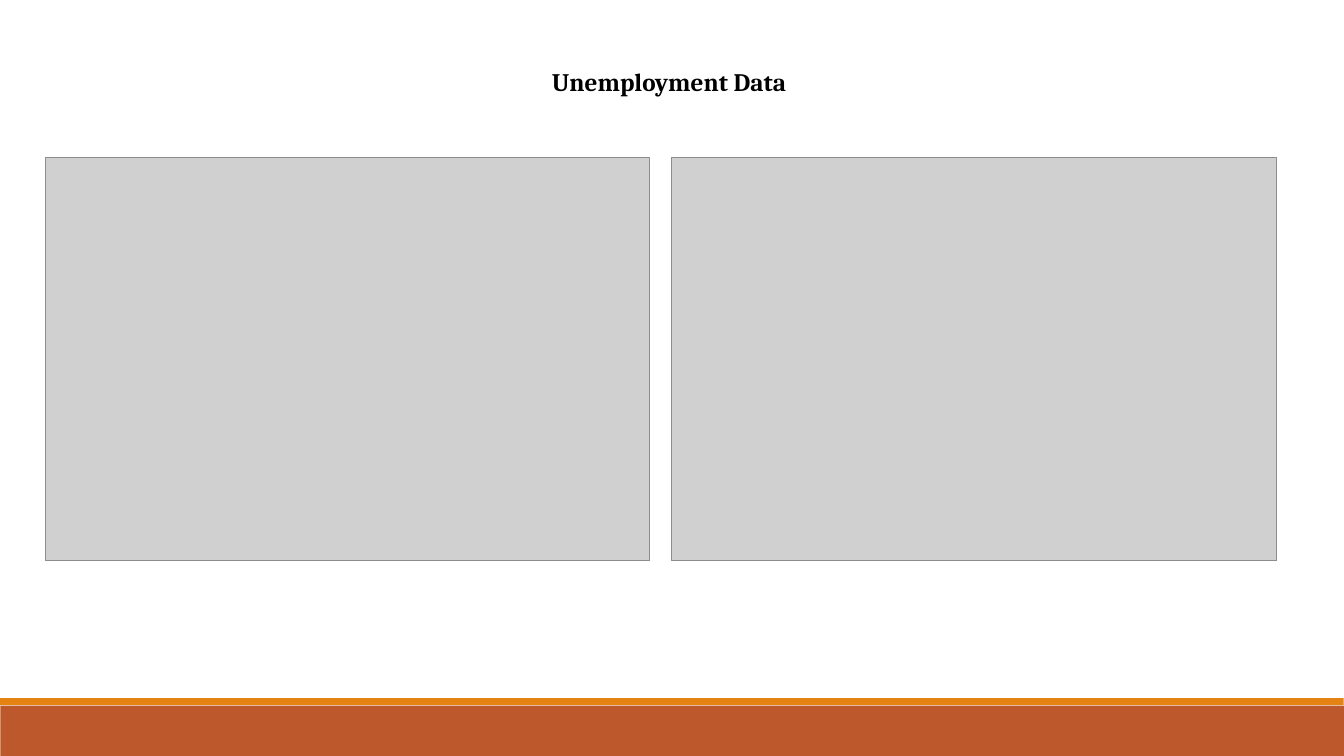
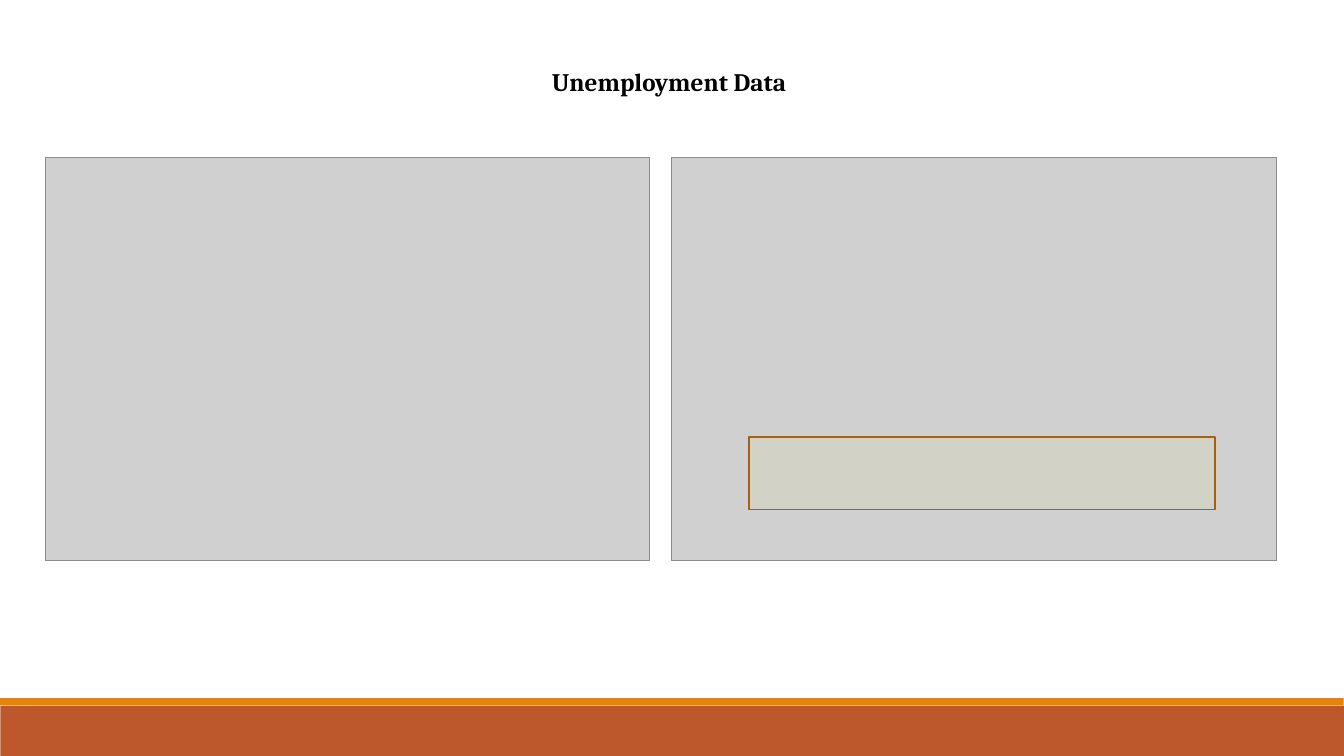
Before and after one commit to grahamb001/Project1, a slide deck: slide 7 of Project 1 Presentation 8-20-2018.pptx. Drawn at 1344x756 pixels with LibreOffice and Linux fonts; fonts in the diff are those of the drawing; grey boxes stand for pictures. Boxes give left, top, right and bottom in pixels: in the first picture for what was removed or moved away, otherwise in the second. Text is boxed around its words. In the diff, an @@ line names an element or a change of style, - is before the commit and + after.

Commit message:
Ppt updates

```diff
--- a/Project 1 Presentation 8-20-2018.pptx
+++ b/Project 1 Presentation 8-20-2018.pptx
@@ rectangle added at [749,437,1216,509], fill #DAD7B3 at 34% opacity, outline #A9610D 1.25 pt @@
```
Also in this commit, not shown: 1 other slide changed, 2 slides added.
